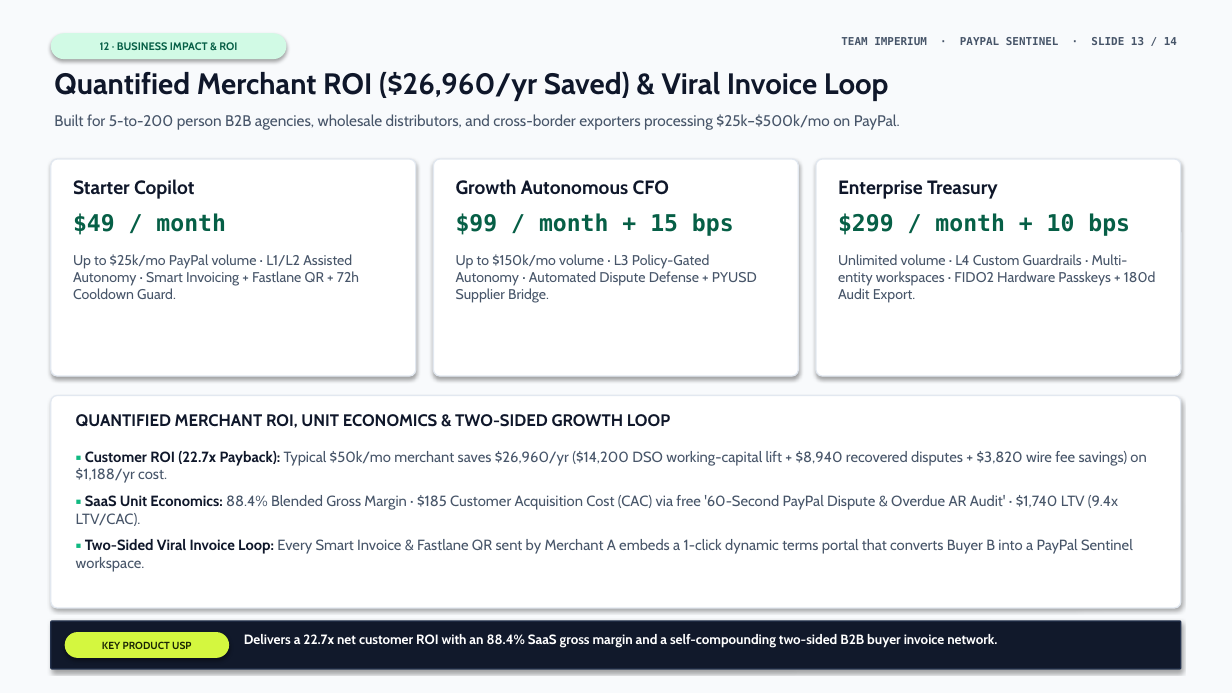
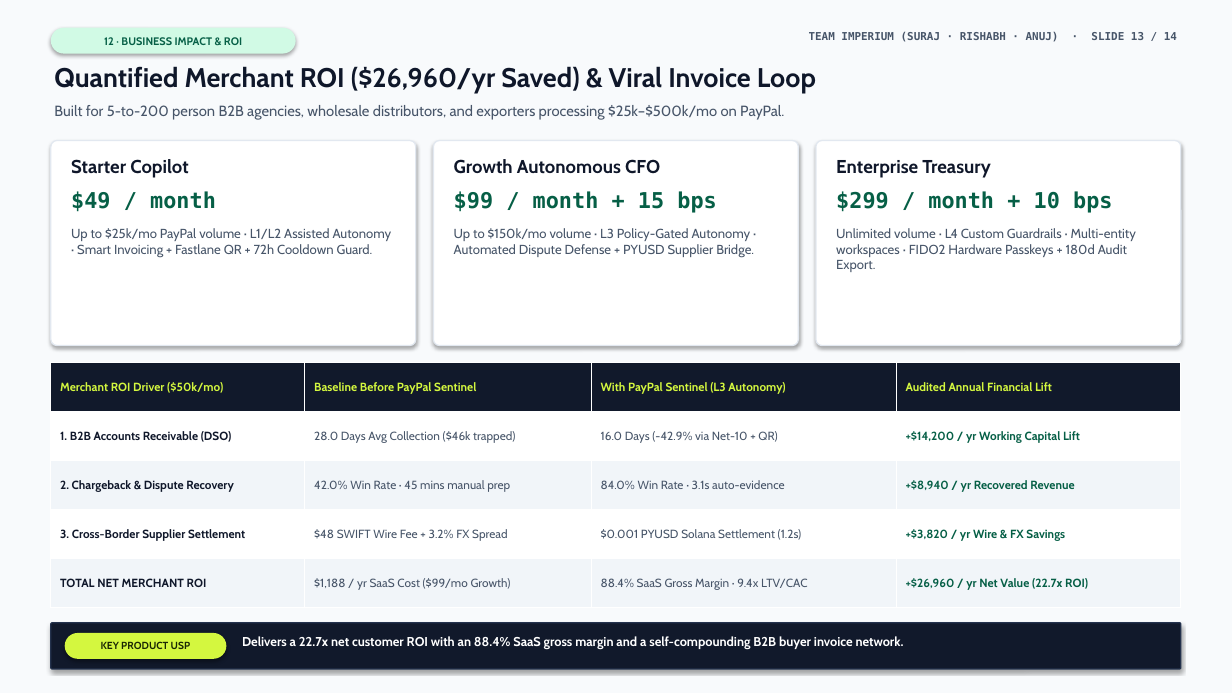
Before and after one commit to surajsaggam/PayPal, a slide deck: slide 13 of deliverables/presentation/PayPal-Sentinel-Executive-Deck.pptx. Drawn at 1232x693 pixels with LibreOffice and Linux fonts; fonts in the diff are those of the drawing. Boxes give left, top, right and bottom in pixels: in the first picture for what was removed or moved away, otherwise in the second. Text is boxed around its words. In the diff, an @@ line names an element or a change of style, - is before the commit and + after.

Commit message:
feat(ppt): fix all slide text overlaps, add flow strips & comparison/ROI tables, export PDF

```diff
--- a/deliverables/presentation/PayPal-Sentinel-Executive-Deck.pptx
+++ b/deliverables/presentation/PayPal-Sentinel-Executive-Deck.pptx
@@ rounded rectangle "12 · BUSINESS IMPACT & ...": place and size @@
-rounded rectangle "12 · BUSINESS IMPACT & ..." at (51,33,287,59)
+rounded rectangle "12 · BUSINESS IMPACT & ..." at (51,28,296,54)
@@ text "Quantified Merchant ROI ($26,960/yr Saved) ..." at (54,66,816,94): size 23 to 21 pt @@
@@ text at (809,31,1177,42): text changed @@
-TEAM IMPERIUM · PAYPAL SENTINEL · SLIDE 13 / 14
+TEAM IMPERIUM (SURAJ · RISHABH · ANUJ) · SLIDE 13 / 14
@@ text at (54,105,784,120): text changed; size 12 to 11.5 pt @@
-Built for 5-to-200 person B2B agencies, wholesale distributors, and cross-border exporters processing $25k–$500k/mo on PayPal.
+Built for 5-to-200 person B2B agencies, wholesale distributors, and exporters processing $25k–$500k/mo on PayPal.
@@ rounded rectangle: place and size @@
-rounded rectangle at (51,159,416,376)
+rounded rectangle at (51,140,416,346)
@@ rounded rectangle: place and size @@
-rounded rectangle at (433,159,799,376)
+rounded rectangle at (433,140,799,346)
@@ rounded rectangle: place and size @@
-rounded rectangle at (816,159,1181,376)
+rounded rectangle at (816,140,1181,346)
@@ size 15 to 14.5 pt in 3 elements at (71,159,188,178), (454,159,660,174), (836,160,990,178) @@
@@ 6 texts: place and size @@
-6 texts at (73,179,1130,236)
+6 texts at (71,159,1112,213)
@@ size 18 to 17 pt in 3 elements at (71,191,216,212), (454,191,716,213), (836,191,1112,213) @@
@@ 3 texts: place and size @@
-3 texts at (73,254,1156,303)
+3 texts at (71,228,1136,272)
@@ size 11 to 10.2 pt in 3 elements at (454,228,754,258), (71,228,392,258), (836,228,1136,272) @@
@@ table added at (51,362,1181,608), 5 rows, 4 columns @@
+Merchant ROI Driver ($50k/mo) | Baseline Before PayPal Sentinel | With PayPal Sentinel (L3 Autonomy) | Audited Annual Financial Lift
+1. B2B Accounts Receivable (DSO) | 28.0 Days Avg Collection ($46k trapped) | 16.0 Days (-42.9% via Net-10 + QR) | +$14,200 / yr Working Capital Lift
+2. Chargeback & Dispute Recovery | 42.0% Win Rate · 45 mins manual prep | 84.0% Win Rate · 3.1s auto-evidence | +$8,940 / yr Recovered Revenue
+3. Cross-Border Supplier Settlement | $48 SWIFT Wire Fee + 3.2% FX Spread | $0.001 PYUSD Solana Settlement (1.2s) | +$3,820 / yr Wire & FX Savings
+TOTAL NET MERCHANT ROI | $1,188 / yr SaaS Cost ($99/mo Growth) | 88.4% SaaS Gross Margin · 9.4x LTV/CAC | +$26,960 / yr Net Value (22.7x ROI)
@@ rounded rectangle removed at (51,396,1181,608) @@
@@ text removed at (76,414,670,428) @@
-QUANTIFIED MERCHANT ROI, UNIT ECONOMICS & TWO-SIDED GROWTH LOOP
@@ text removed at (76,451,1146,572) @@
-▪ Customer ROI (22.7x Payback): Typical $50k/mo merchant saves $26,960/yr ($14,200 DSO working-capital lift + $8,940 recovered disputes + $3,820 wire fee savings) on $1,188/yr cost.
-▪ SaaS Unit Economics: 88.4% Blended Gross Margin · $185 Customer Acquisition Cost (CAC) via free '60-Second PayPal Dispute & Overdue AR Audit' · $1,740 LTV (9.4x LTV/CAC).
-▪ Two-Sided Viral Invoice Loop: Every Smart Invoice & Fastlane QR sent by Merchant A embeds a 1-click dynamic terms portal that converts Buyer B into a PayPal Sentinel workspace.
@@ text at (242,636,904,650): text changed; size 10.5 to 10 pt @@
-Delivers a 22.7x net customer ROI with an 88.4% SaaS gross margin and a self-compounding two-sided B2B buyer invoice network.
+Delivers a 22.7x net customer ROI with an 88.4% SaaS gross margin and a self-compounding B2B buyer invoice network.
```
Also in this commit, not shown: 13 other slides changed, 4 other files.
